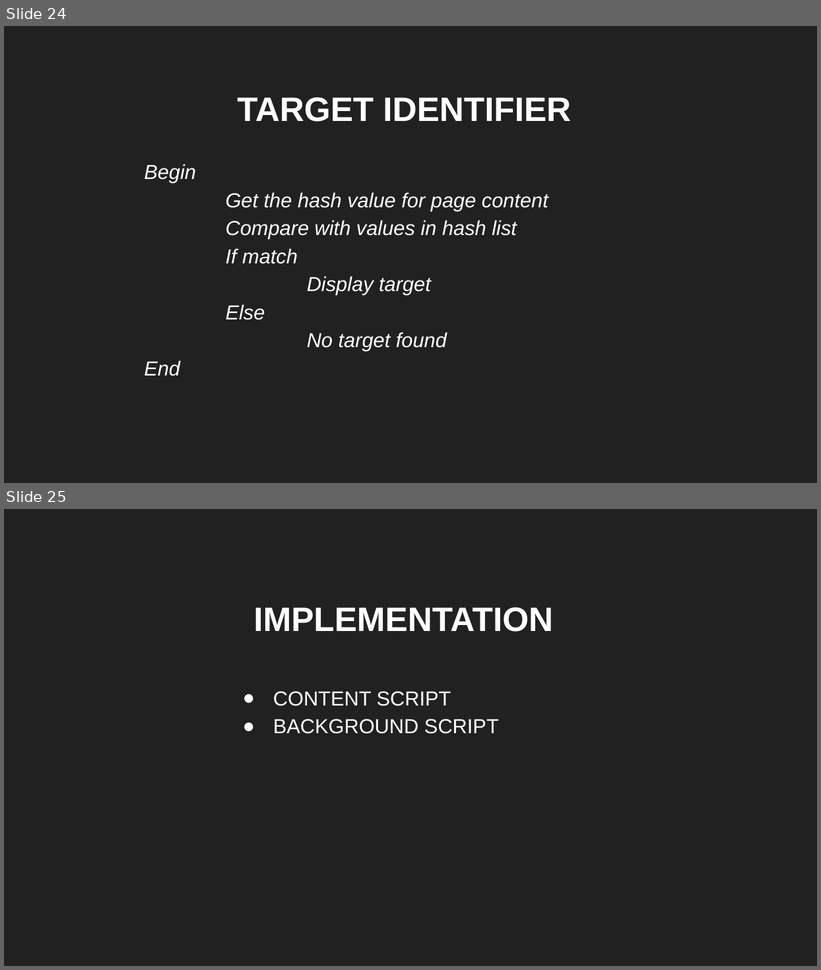
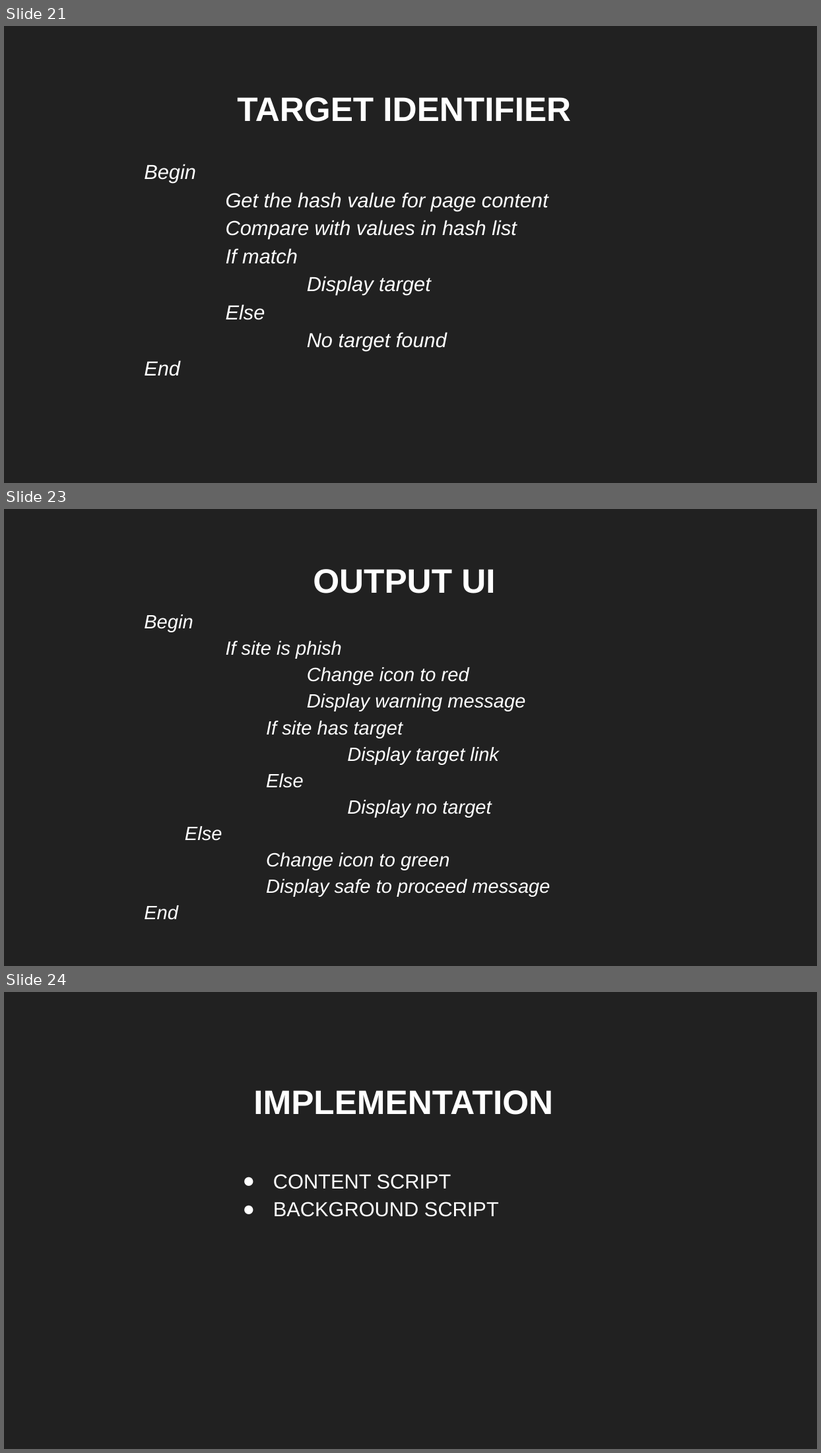
Before and after one commit to sbenstewart/cantina-plus, a slide deck: presentation/first/FYP First.pptx. Shown one above the other, each under a label of ours: slides 24 and 25 before the commit, slides 21, 23 and 24 after it; the slides between them are not shown. The pictures are 821x970 and 821x1453 pixels, drawn with LibreOffice and Linux fonts; fonts in the diff are those of the drawing. Boxes give left, top, right and bottom in pixels: in the first picture for what was removed or moved away, otherwise in the second. Text is boxed around its words. In the diff, an @@ line names an element or a change of style, - is before the commit and + after.

```diff
--- a/presentation/first/FYP First.pptx
+++ b/presentation/first/FYP First.pptx
@@ slide 23 added at (x1=4, y1=509, x2=817, y2=966), background #212121 @@
@@ title added at (x1=313, y1=569, x2=495, y2=593), 30 pt, text #FFFFFF, bold @@
+OUTPUT UI
@@ subtitle added at (x1=144, y1=615, x2=550, y2=896), 17 pt, text #FFFFFF, italic @@
+Begin
+If site is phish
+Change icon to red
+Display warning message
+If site has target
+Display target link
+Else
+Display no target
+Else
+Change icon to green
+Display safe to proceed message
+End
@@ what was slide 24 is now slide 21 @@
@@ what was slide 25 is now slide 24 @@
```
Also in this commit, not shown: 4 slides changed, 3 other slides added, 5 slides removed, 1 other file.
